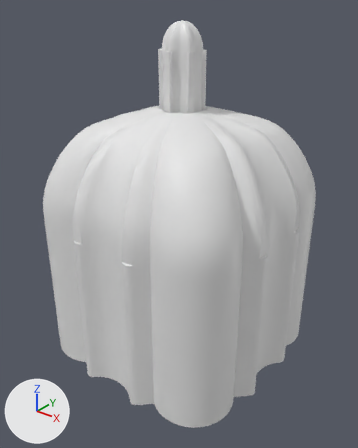
The glTF model models/grammar/grammar_46.glb as it was, and as the next commit left it.
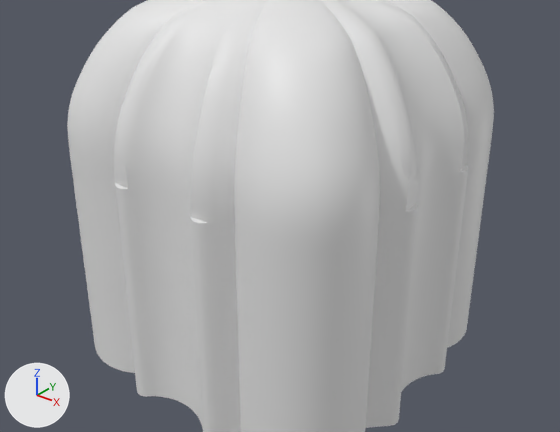
The first picture shows the older version from a 50 mm lens placed at (3.43, -4.34, 4.35), pointed at (0.05, -0.12, 1.73). The close-ups show the older and then the newer version on the part from 0% to 100% of the width and 28% to 89% of the height of that picture. Only the edits that show in the close-ups are written down. Arrows for +X, +Y and +Z are at lower left; the lights stay in place.

Before the edit, the objects in view are built like this:
```python
me_vault_0 = bpy.data.meshes.new('vault_0')
me_vault_0.from_pydata(...)  # 13900 vertices, 27800 faces; spans x -1.35..1.35, y -1.35..1.35, z 1.84..3.1
me_walls = bpy.data.meshes.new('walls')
me_walls.from_pydata(...)  # 960 vertices, 1920 faces; spans x -1.38..1.38, y -1.38..1.38, z 0.0..1.84
ob_vault_0 = bpy.data.objects.new('vault_0', me_vault_0)
ob_vault_0.location = (0.0, 0.0, 0.0)
ob_walls = bpy.data.objects.new('walls', me_walls)
ob_walls.location = (0.0, 0.0, 0.0)
```
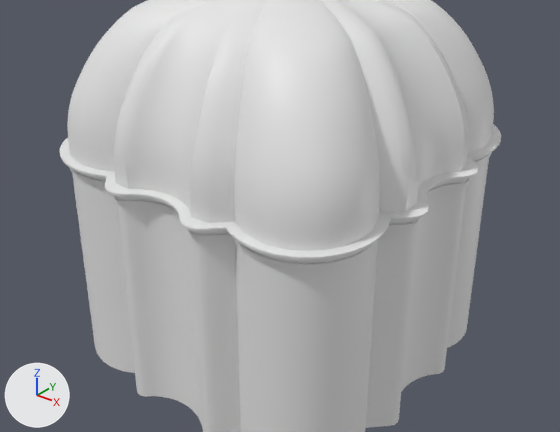
Where the change shows, as pixel boxes (x1, y1, x2, y2) in the close-ups (560 x 432 px):
```json
{"object": "cornice_out", "change": "added", "after": [60, 124, 501, 269]}
```

Scene script edits in JSON lines:
```json
{"op": "add", "block": "me_cornice_out", "code": ["me_cornice_out = bpy.data.meshes.new('cornice_out')", "me_cornice_out.from_pydata(...)  # 2880 vertices, 5760 faces; spans x -1.45..1.45, y -1.45..1.45, z 1.73..1.84"]}
{"op": "add", "block": "ob_cornice_out", "code": ["ob_cornice_out = bpy.data.objects.new('cornice_out', me_cornice_out)", "ob_cornice_out.location = (0.0, 0.0, 0.0)"]}
```
